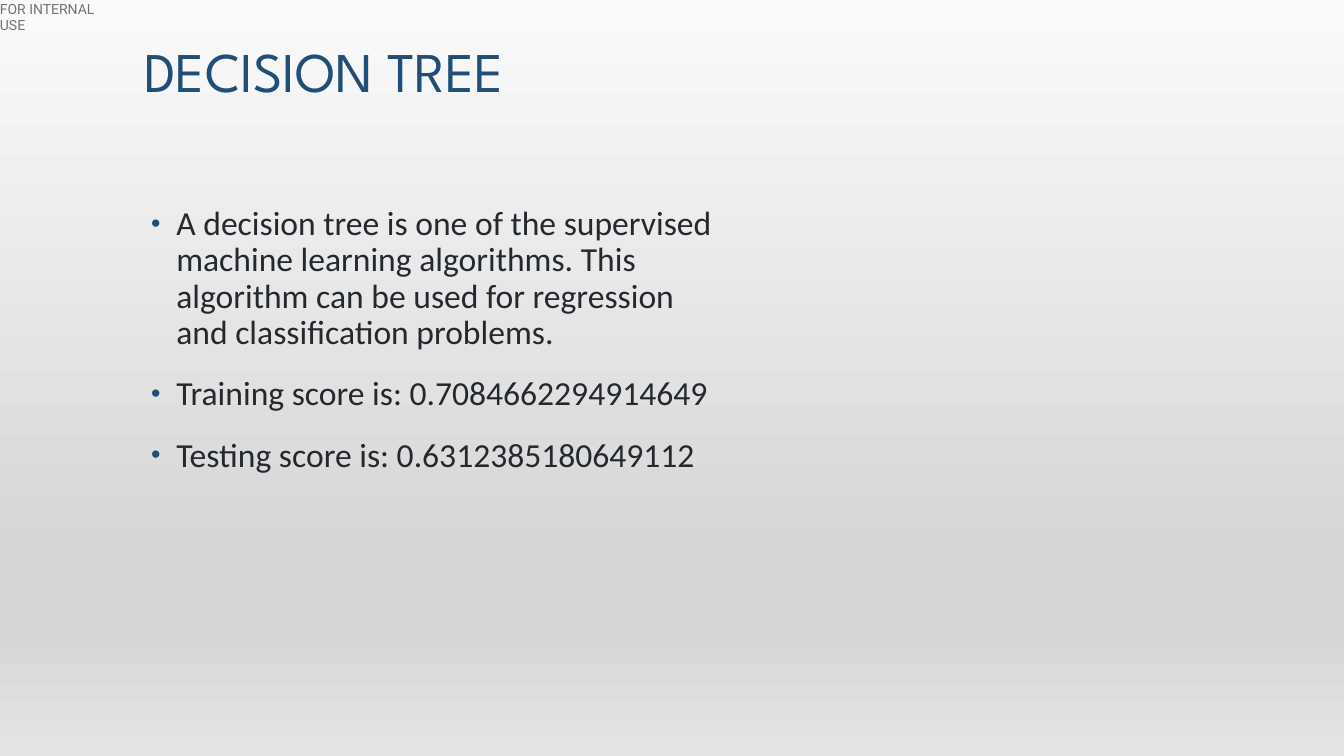
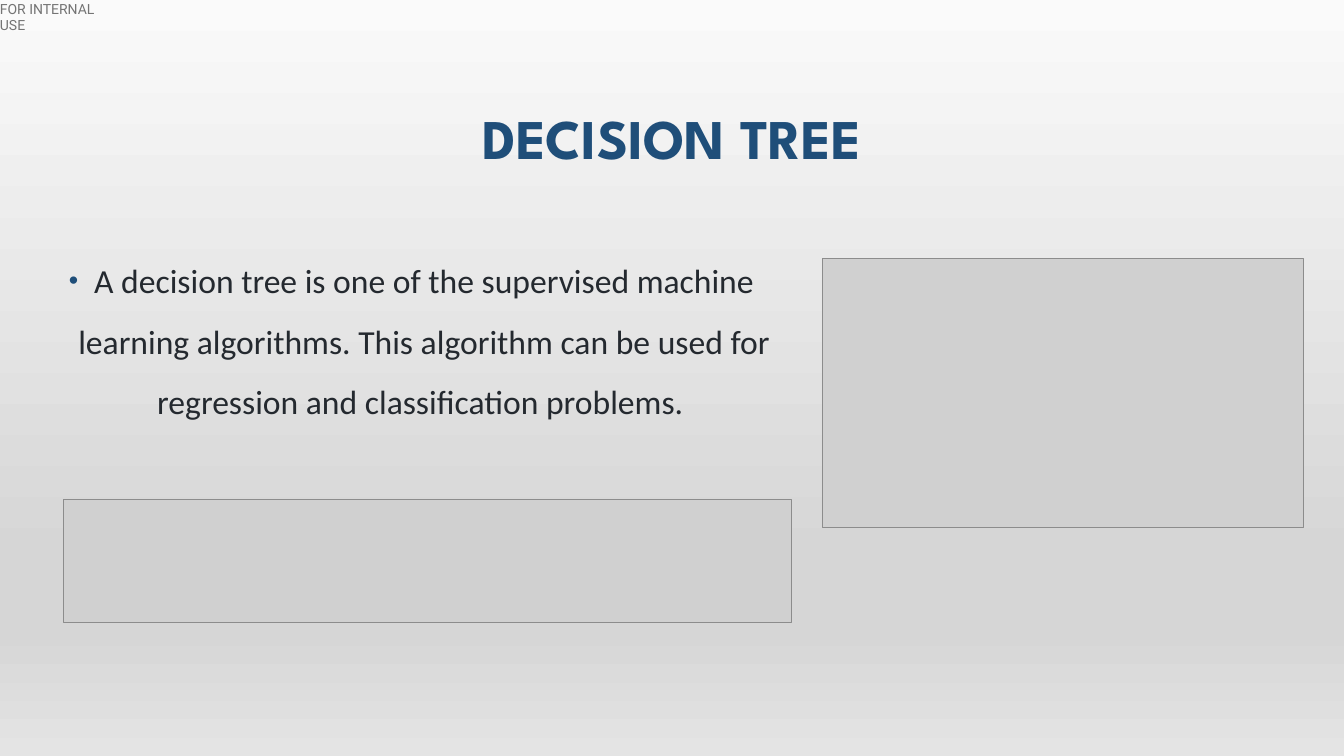
Before and after one commit to hibaa-a/MachineLearning_GlassdoorReviews, a slide deck: slide 6 of glassdoor_presentation.pptx (slide 7 before the commit). Drawn at 1344x756 pixels with LibreOffice and Linux fonts; fonts in the diff are those of the drawing; grey boxes stand for pictures. Boxes give left, top, right and bottom in pixels: in the first picture for what was removed or moved away, otherwise in the second. Text is boxed around its words. In the diff, an @@ line names an element or a change of style, - is before the commit and + after.

```diff
--- a/glassdoor_presentation.pptx
+++ b/glassdoor_presentation.pptx
@@ title "DECISION TREE" moved from (x1=144, y1=54, x2=504, y2=93) to (x1=482, y1=121, x2=861, y2=160) @@
@@ title "DECISION TREE" at (x1=482, y1=121, x2=861, y2=160): bold on; alignment left to centre @@
@@ text "A decision tree is one ..." moved from (x1=176, y1=211, x2=712, y2=473) to (x1=78, y1=269, x2=770, y2=420) @@
@@ text "A decision tree is one ..." at (x1=78, y1=269, x2=770, y2=420): alignment left to centre; line spacing 0.9 to 1.5 @@
@@ picture added at (x1=823, y1=259, x2=1303, y2=528) @@
@@ text at (x1=176, y1=382, x2=708, y2=473): paragraphs removed @@
-• Training score is: 0.7084662294914649
-• Testing score is: 0.6312385180649112
@@ picture added at (x1=64, y1=500, x2=791, y2=623) @@
```
Also in this commit, not shown: 6 other slides changed, 12 slides added, 6 slides removed.
